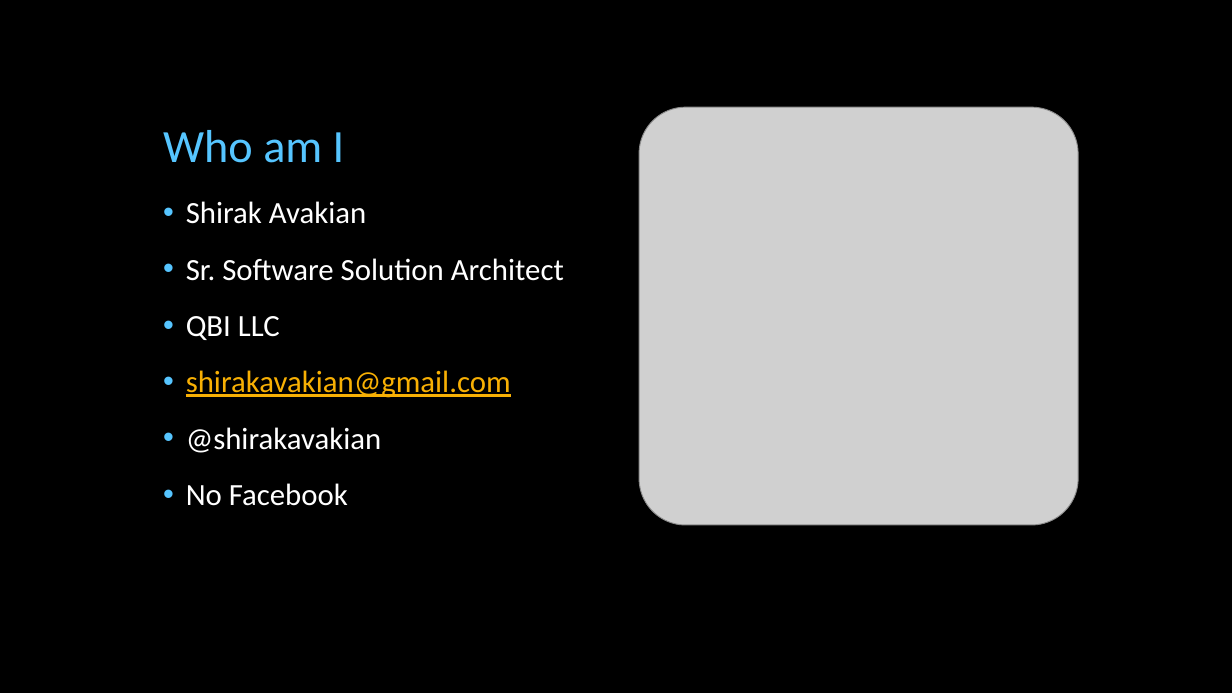
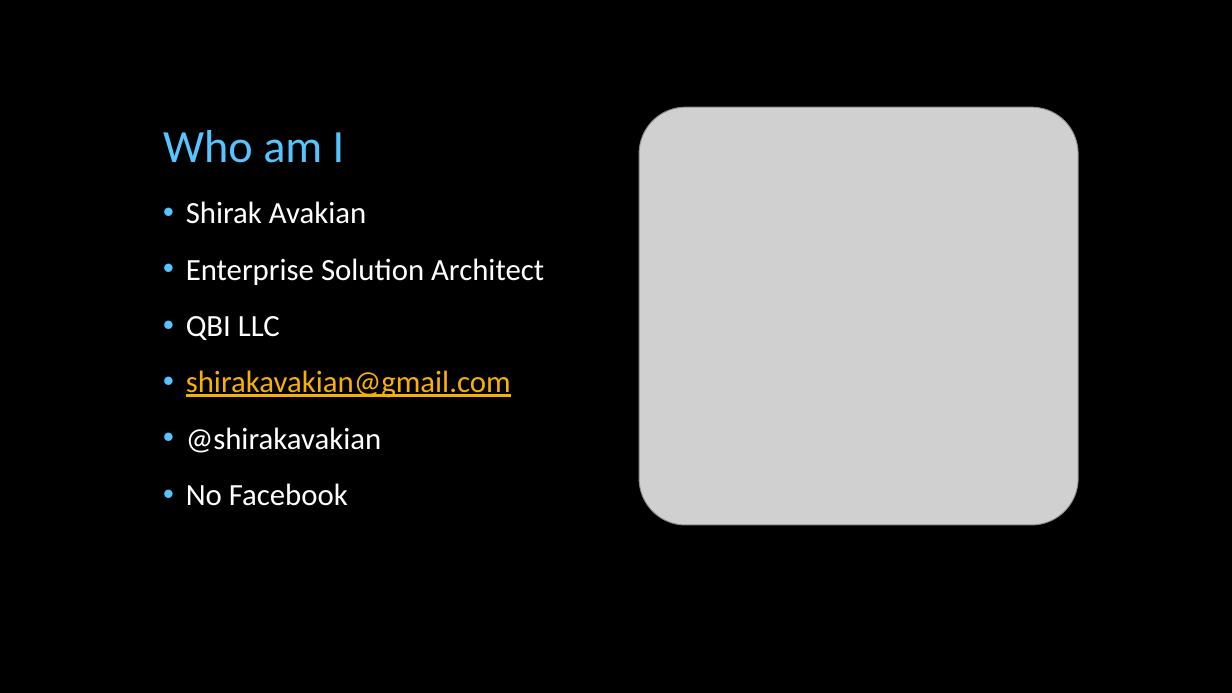
Before and after one commit to cfclick/CFSummit2016, a slide deck: slide 2 of powerpoint/architect/Architectural Perspective for ColdFusion Applications.pptx. Drawn at 1232x693 pixels with LibreOffice and Linux fonts; fonts in the diff are those of the drawing; grey boxes stand for pictures; background and template pictures are left out. Boxes give left, top, right and bottom in pixels: in the first picture for what was removed or moved away, otherwise in the second. Text is boxed around its words. In the diff, an @@ line names an element or a change of style, - is before the commit and + after.

Commit message:
update power point/ update architect 05

```diff
--- a/powerpoint/architect/Architectural Perspective for ColdFusion Applications.pptx
+++ b/powerpoint/architect/Architectural Perspective for ColdFusion Applications.pptx
@@ text at (x1=186, y1=258, x2=544, y2=285): text changed @@
-• Sr. Software Solution Architect
+• Enterprise Solution Architect
```
Also in this commit, not shown: 4 other slides changed, 2 other files.
